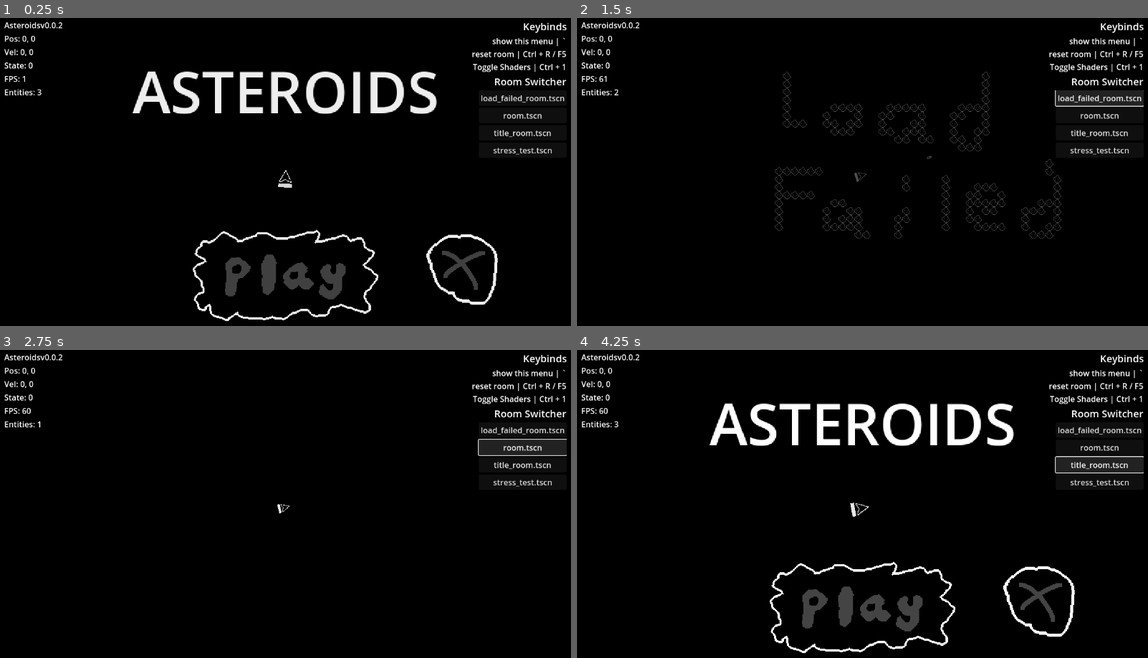
Above: before the commit, frames 1-4 (two rows, left to right).
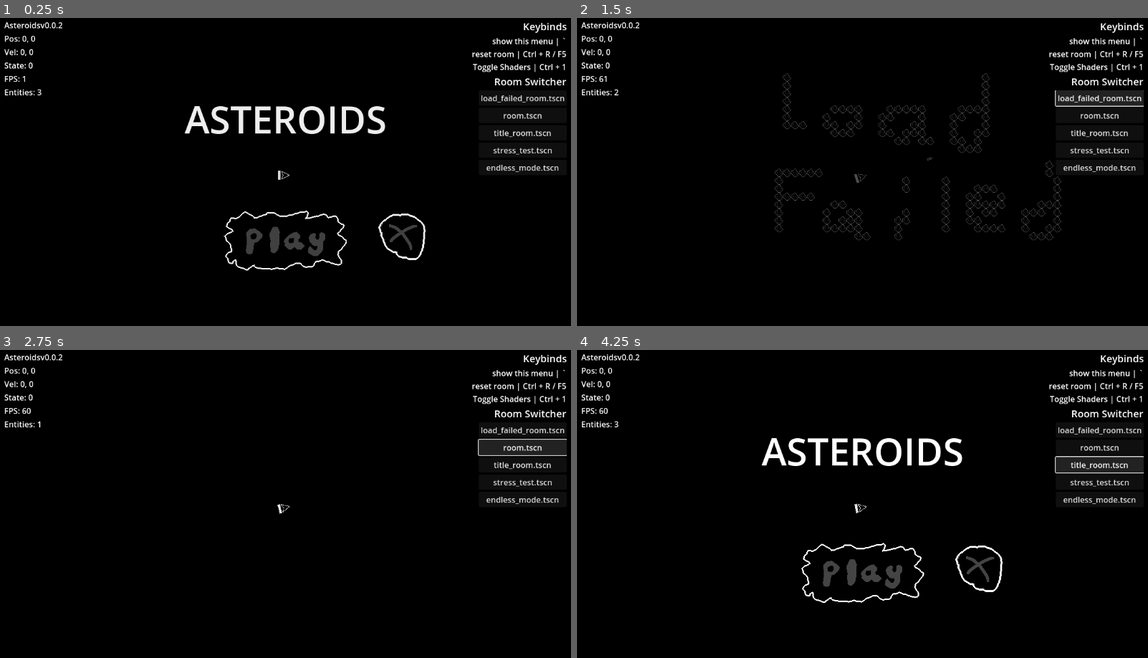
Above: after the commit, the same moments.

Repository: Logboy2000/Comp-Sci-20
Game: Godot game, scene res://scenes/rooms/title_room.tscn
Two runs of this game, one before a commit and one after it. Both use one fixed random seed, a clock stepped at 60 frames per second and the inputs below.
Inputs:
- Up to frame 1 (0.25 s): no input
- Up to frame 2 (1.5 s): click "load_failed_room.tscn" at 0.5 s; click "load_failed_room.tscn" at 1.25 s
- Up to frame 3 (2.75 s): click "room.tscn" at 2 s
- Up to frame 4 (4.25 s): click "load_failed_room.tscn" at 2.75 s; click "title_room.tscn" at 3.5 s

The runs differ from the first frame. In frame 1, 8.2% of the frame differs, in the area x 23-98%, y 17-99%; in frame 2, 2.2%; in frame 3, 0.2%; in frame 4, 8.3%.

Commit message:
gdgr

Diff:
--- a/Other/Games/asteroids-(finish-this)/project.godot
+++ b/Other/Games/asteroids-(finish-this)/project.godot
@@ -36,7 +36,7 @@
 
 [editor_plugins]
 
-enabled=PackedStringArray("res://addons/ProCam2D/plugin.cfg")
+enabled=PackedStringArray()
 
 [input]
 
@@ -164,7 +164,6 @@
 
 [physics]
 
-2d/run_on_separate_thread=true
 2d/default_gravity_vector=Vector2(0, 0)
 common/physics_interpolation=true
 
--- a/Other/Games/asteroids-(finish-this)/scenes/autoloads/game_manager.gd
+++ b/Other/Games/asteroids-(finish-this)/scenes/autoloads/game_manager.gd
@@ -1,11 +1,15 @@
 extends Node
+
+signal game_over_signal
+
 var debug_mode: bool = false
 var current_room: Room
 var current_zoom: float = 1
+var can_pause = true
 var camera
 
 var settings: Dictionary = {
-	"camera_shake": false
+	"camera_shake": true
 }
 
 func _ready() -> void:
@@ -32,6 +36,7 @@
 
 func game_over():
 	camera.zoom = 2
+	game_over_signal.emit()
 
 func quit_game():
 	await TransitionLayer.play_transition(false, 0.25)
--- a/Other/Games/asteroids-(finish-this)/scenes/objects/asteroid_button.gd
+++ b/Other/Games/asteroids-(finish-this)/scenes/objects/asteroid_button.gd
@@ -8,4 +8,4 @@
 	call_deferred("change_scene")
 
 func change_scene():
-	TransitionLayer.change_scene("res://scenes/rooms/room.tscn")
+	TransitionLayer.change_scene("res://scenes/rooms/endless_mode.tscn")
--- a/Other/Games/asteroids-(finish-this)/scenes/pause_menu.gd
+++ /dev/null
@@ -1,32 +0,0 @@
-extends CanvasLayer
-
-@onready var animation_player: AnimationPlayer = $AnimationPlayer
-@onready var label: Label = $Control/Panel/VBoxContainer/Label
-
-func _ready() -> void:
-	visible = false
-
-func _process(_delta: float) -> void:
-	if Input.is_action_just_pressed("pause"):
-		toggle_pause()
-
-
-
-func _on_quit_pressed() -> void:
-	GameManager.quit_game()
-
-
-func _on_return_to_title_pressed() -> void:
-	TransitionLayer.change_scene("res://scenes/rooms/title_room.tscn")
-
-
-func _on_resume_pressed() -> void:
-	toggle_pause()
-
-
-func toggle_pause():
-	get_tree().paused = !get_tree().paused
-	if get_tree().paused:
-		animation_player.play("enter")
-	else:
-		animation_player.play("exit")
--- a/Other/Games/asteroids-(finish-this)/scenes/pause_menu.tscn
+++ /dev/null
@@ -1,156 +0,0 @@
-[gd_scene load_steps=6 format=3 uid="uid://c0iivkwkhpe8y"]
-
-[ext_resource type="Script" path="res://scenes/pause_menu.gd" id="1_j3rul"]
-
-[sub_resource type="Animation" id="Animation_n4yyk"]
-length = 0.001
-tracks/0/type = "value"
-tracks/0/imported = false
-tracks/0/enabled = true
-tracks/0/path = NodePath("Control:position")
-tracks/0/interp = 1
-tracks/0/loop_wrap = true
-tracks/0/keys = {
-"times": PackedFloat32Array(0),
-"transitions": PackedFloat32Array(1),
-"update": 0,
-"values": [Vector2(0, 0)]
-}
-tracks/1/type = "value"
-tracks/1/imported = false
-tracks/1/enabled = true
-tracks/1/path = NodePath(".:visible")
-tracks/1/interp = 1
-tracks/1/loop_wrap = true
-tracks/1/keys = {
-"times": PackedFloat32Array(0),
-"transitions": PackedFloat32Array(1),
-"update": 1,
-"values": [true]
-}
-
-[sub_resource type="Animation" id="Animation_7agmu"]
-resource_name = "enter"
-length = 0.25
-tracks/0/type = "value"
-tracks/0/imported = false
-tracks/0/enabled = true
-tracks/0/path = NodePath("Control:position")
-tracks/0/interp = 1
-tracks/0/loop_wrap = true
-tracks/0/keys = {
-"times": PackedFloat32Array(0, 0.25),
-"transitions": PackedFloat32Array(0.5, 1),
-"update": 0,
-"values": [Vector2(0, -648), Vector2(0, 0)]
-}
-tracks/1/type = "value"
-tracks/1/imported = false
-tracks/1/enabled = true
-tracks/1/path = NodePath(".:visible")
-tracks/1/interp = 1
-tracks/1/loop_wrap = true
-tracks/1/keys = {
-"times": PackedFloat32Array(0),
-"transitions": PackedFloat32Array(1),
-"update": 1,
-"values": [true]
-}
-
-[sub_resource type="Animation" id="Animation_kv3r7"]
-resource_name = "exit"
-length = 0.25
-tracks/0/type = "value"
-tracks/0/imported = false
-tracks/0/enabled = true
-tracks/0/path = NodePath("Control:position")
-tracks/0/interp = 1
-tracks/0/loop_wrap = true
-tracks/0/keys = {
-"times": PackedFloat32Array(0, 0.25),
-"transitions": PackedFloat32Array(3.13834, 1),
-"update": 0,
-"values": [Vector2(0, 0), Vector2(0, -648)]
-}
-tracks/1/type = "value"
-tracks/1/imported = false
-tracks/1/enabled = true
-tracks/1/path = NodePath(".:visible")
-tracks/1/interp = 1
-tracks/1/loop_wrap = true
-tracks/1/keys = {
-"times": PackedFloat32Array(0.25),
-"transitions": PackedFloat32Array(1),
-"update": 1,
-"values": [false]
-}
-
-[sub_resource type="AnimationLibrary" id="AnimationLibrary_vf74j"]
-_data = {
-"RESET": SubResource("Animation_n4yyk"),
-"enter": SubResource("Animation_7agmu"),
-"exit": SubResource("Animation_kv3r7")
-}
-
-[node name="PauseMenu" type="CanvasLayer"]
-process_mode = 3
-script = ExtResource("1_j3rul")
-
-[node name="Control" type="Control" parent="."]
-layout_mode = 3
-anchors_preset = 15
-anchor_right = 1.0
-anchor_bottom = 1.0
-offset_top = -648.0
-offset_bottom = -648.0
-grow_horizontal = 2
-grow_vertical = 2
-
-[node name="Panel" type="Panel" parent="Control"]
-layout_mode = 1
-anchors_preset = 15
-anchor_right = 1.0
-anchor_bottom = 1.0
-grow_horizontal = 2
-grow_vertical = 2
-
-[node name="VBoxContainer" type="VBoxContainer" parent="Control/Panel"]
-layout_mode = 1
-anchors_preset = 8
-anchor_left = 0.5
-anchor_top = 0.5
-anchor_right = 0.5
-anchor_bottom = 0.5
-offset_left = -125.0
-offset_top = -101.0
-offset_right = 125.0
-offset_bottom = 101.0
-grow_horizontal = 2
-grow_vertical = 2
-
-[node name="Label" type="Label" parent="Control/Panel/VBoxContainer"]
-layout_mode = 2
-theme_override_font_sizes/font_size = 71
-text = "Paused"
-horizontal_alignment = 1
-
-[node name="Resume" type="Button" parent="Control/Panel/VBoxContainer"]
-layout_mode = 2
-text = "Resume"
-
-[node name="ReturnToTitle" type="Button" parent="Control/Panel/VBoxContainer"]
-layout_mode = 2
-text = "Return to Title"
-
-[node name="Quit" type="Button" parent="Control/Panel/VBoxContainer"]
-layout_mode = 2
-text = "Quit Game"
-
-[node name="AnimationPlayer" type="AnimationPlayer" parent="."]
-libraries = {
-"": SubResource("AnimationLibrary_vf74j")
-}
-
-[connection signal="pressed" from="Control/Panel/VBoxContainer/Resume" to="." method="_on_resume_pressed"]
-[connection signal="pressed" from="Control/Panel/VBoxContainer/ReturnToTitle" to="." method="_on_return_to_title_pressed"]
-[connection signal="pressed" from="Control/Panel/VBoxContainer/Quit" to="." method="_on_quit_pressed"]
--- /dev/null
+++ b/Other/Games/asteroids-(finish-this)/scenes/rooms/endless_mode.tscn
@@ -0,0 +1,5 @@
+[gd_scene load_steps=2 format=3 uid="uid://b642te4ed7el7"]
+
+[ext_resource type="PackedScene" uid="uid://bsrko37thm624" path="res://scenes/rooms/room.tscn" id="1_56is4"]
+
+[node name="EndlessMode" instance=ExtResource("1_56is4")]
--- a/Other/Games/asteroids-(finish-this)/scenes/rooms/room.gd
+++ b/Other/Games/asteroids-(finish-this)/scenes/rooms/room.gd
@@ -6,9 +6,11 @@
 const min_zoom = 0.5
 @onready var entities: Node2D = $Entities
 @onready var camera: Node2D = $ProCam2D
+@onready var game_over_screen: CanvasLayer = $GameOverScreen
 
 func _ready() -> void:
 	GameManager.current_room = self
+	GameManager.can_pause = true
 	camera.zoom = GameManager.current_zoom
 
 
--- a/Other/Games/asteroids-(finish-this)/scenes/rooms/room.tscn
+++ b/Other/Games/asteroids-(finish-this)/scenes/rooms/room.tscn
@@ -1,10 +1,11 @@
-[gd_scene load_steps=12 format=3 uid="uid://bsrko37thm624"]
+[gd_scene load_steps=13 format=3 uid="uid://bsrko37thm624"]
 
 [ext_resource type="Script" path="res://scenes/rooms/room.gd" id="1_baw6i"]
 [ext_resource type="PackedScene" uid="uid://0bv25eepcj8y" path="res://scenes/objects/player.tscn" id="1_x4ct1"]
 [ext_resource type="Script" path="res://addons/ProCam2D/scripts/procam2d.gd" id="3_afarg"]
 [ext_resource type="Script" path="res://addons/ProCam2D/scripts/pcam_target.gd" id="4_pybdd"]
-[ext_resource type="PackedScene" uid="uid://c0iivkwkhpe8y" path="res://scenes/pause_menu.tscn" id="6_5vsex"]
+[ext_resource type="PackedScene" uid="uid://c0iivkwkhpe8y" path="res://scenes/ui/pause_menu.tscn" id="6_5vsex"]
+[ext_resource type="PackedScene" uid="uid://qka3marnmtaa" path="res://scenes/ui/game_over_screen.tscn" id="6_8oovr"]
 [ext_resource type="Texture2D" uid="uid://4w77rudkmcv8" path="res://assets/Sprites/small-asteroid-particle.png" id="6_muluw"]
 [ext_resource type="Script" path="res://addons/ProCam2D/scripts/core/nds/a.gd" id="7_s34sh"]
 [ext_resource type="Script" path="res://addons/ProCam2D/scripts/core/addns/pcam_shake.gd" id="8_4xrid"]
@@ -47,35 +48,9 @@
 
 [node name="PauseMenu" parent="." instance=ExtResource("6_5vsex")]
 
+[node name="GameOverScreen" parent="." instance=ExtResource("6_8oovr")]
+
 [node name="ProCam2D" type="Node2D" parent="."]
 z_index = 4096
 script = ExtResource("3_afarg")
 addons = Array[ExtResource("7_s34sh")]([SubResource("Resource_1yijy")])
-process_frame = 1
-follow_mode = 0
-drag_type = 0
-smooth_drag = true
-smooth_drag_speed = Vector2(5, 5)
-max_distance = Vector2(100000, 100000)
-offset = Vector2(0, 0)
-smooth_offset = true
-smooth_offset_speed = 2.0
-allow_rotation = true
-smooth_rotation = true
-smooth_rotation_speed = 5.0
-zoom = 1.0
-smooth_zoom = true
-smooth_zoom_speed = 5.0
-auto_zoom = true
-min_zoom = 0.0
-max_zoom = 1.0
-zoom_margin = 5.0
-smooth_limit = true
-left_limit = -10000000
-right_limit = 10000000
-top_limit = -10000000
-bottom_limit = 10000000
-use_h_margins = false
-use_v_margins = false
-working_radius = 2000.0
-global_debug_draw = false
--- a/Other/Games/asteroids-(finish-this)/scenes/rooms/title_room.tscn
+++ b/Other/Games/asteroids-(finish-this)/scenes/rooms/title_room.tscn
@@ -27,11 +27,5 @@
 [node name="AsteroidPlayButton" parent="Entities" index="2" instance=ExtResource("2_4b3wv")]
 position = Vector2(0, 132)
 
-[node name="ProCam2D" parent="." index="3"]
-left_limit = -380
-right_limit = 380
-top_limit = -215
-bottom_limit = 215
-
 [node name="ExitButtonAsteroid" parent="." index="4" instance=ExtResource("4_f13h1")]
 position = Vector2(243, 119)
--- /dev/null
+++ b/Other/Games/asteroids-(finish-this)/scenes/ui/game_over_screen.gd
@@ -0,0 +1,21 @@
+extends CanvasLayer
+
+@onready var animation_player: AnimationPlayer = $AnimationPlayer
+@onready var control: Control = $Control
+
+func _ready() -> void:
+	visible = false
+	control.modulate = Color(255,255,255,0)
+	GameManager.game_over_signal.connect(_game_over)
+
+func _on_retry_pressed() -> void:
+	TransitionLayer.change_scene("res://scenes/rooms/endless_mode.tscn")
+
+
+func _on_title_pressed() -> void:
+	TransitionLayer.change_scene("res://scenes/rooms/title_room.tscn")
+
+func _game_over():
+	GameManager.can_pause = false
+	visible = true
+	animation_player.play("appear")
--- /dev/null
+++ b/Other/Games/asteroids-(finish-this)/scenes/ui/game_over_screen.tscn
@@ -0,0 +1,141 @@
+[gd_scene load_steps=8 format=3 uid="uid://qka3marnmtaa"]
+
+[ext_resource type="Script" path="res://scenes/ui/game_over_screen.gd" id="1_e7ofw"]
+
+[sub_resource type="StyleBoxFlat" id="StyleBoxFlat_18r8q"]
+bg_color = Color(1, 0, 0, 0.227451)
+
+[sub_resource type="Theme" id="Theme_yxx1v"]
+Label/colors/font_color = Color(1, 0, 0, 1)
+Panel/styles/panel = SubResource("StyleBoxFlat_18r8q")
+
+[sub_resource type="StyleBoxFlat" id="StyleBoxFlat_2vco5"]
+bg_color = Color(1, 0, 0, 0.192157)
+
+[sub_resource type="Animation" id="Animation_lfqtx"]
+resource_name = "appear"
+tracks/0/type = "value"
+tracks/0/imported = false
+tracks/0/enabled = true
+tracks/0/path = NodePath("Control:modulate")
+tracks/0/interp = 1
+tracks/0/loop_wrap = true
+tracks/0/keys = {
+"times": PackedFloat32Array(0, 1),
+"transitions": PackedFloat32Array(1, 1),
+"update": 0,
+"values": [Color(1, 1, 1, 0), Color(1, 1, 1, 1)]
+}
+tracks/1/type = "value"
+tracks/1/imported = false
+tracks/1/enabled = true
+tracks/1/path = NodePath("Control:position")
+tracks/1/interp = 1
+tracks/1/loop_wrap = true
+tracks/1/keys = {
+"times": PackedFloat32Array(0, 0.0333333),
+"transitions": PackedFloat32Array(1, 1),
+"update": 0,
+"values": [Vector2(0, -1152), Vector2(0, 0)]
+}
+
+[sub_resource type="Animation" id="Animation_5gr22"]
+length = 0.001
+tracks/0/type = "value"
+tracks/0/imported = false
+tracks/0/enabled = true
+tracks/0/path = NodePath("Control:modulate")
+tracks/0/interp = 1
+tracks/0/loop_wrap = true
+tracks/0/keys = {
+"times": PackedFloat32Array(0),
+"transitions": PackedFloat32Array(1),
+"update": 0,
+"values": [Color(1, 1, 1, 1)]
+}
+tracks/1/type = "value"
+tracks/1/imported = false
+tracks/1/enabled = true
+tracks/1/path = NodePath("Control:position")
+tracks/1/interp = 1
+tracks/1/loop_wrap = true
+tracks/1/keys = {
+"times": PackedFloat32Array(0),
+"transitions": PackedFloat32Array(1),
+"update": 0,
+"values": [Vector2(0, 0)]
+}
+
+[sub_resource type="AnimationLibrary" id="AnimationLibrary_rd8jc"]
+_data = {
+"RESET": SubResource("Animation_5gr22"),
+"appear": SubResource("Animation_lfqtx")
+}
+
+[node name="GameOverScreen" type="CanvasLayer"]
+script = ExtResource("1_e7ofw")
+
+[node name="Control" type="Control" parent="."]
+layout_mode = 3
+anchors_preset = 15
+anchor_right = 1.0
+anchor_bottom = 1.0
+grow_horizontal = 2
+grow_vertical = 2
+mouse_filter = 1
+theme = SubResource("Theme_yxx1v")
+
+[node name="Panel" type="Panel" parent="Control"]
+layout_mode = 1
+anchors_preset = 15
+anchor_right = 1.0
+anchor_bottom = 1.0
+grow_horizontal = 2
+grow_vertical = 2
+mouse_filter = 1
+theme_override_styles/panel = SubResource("StyleBoxFlat_2vco5")
+
+[node name="VBoxContainer" type="VBoxContainer" parent="Control/Panel"]
+layout_mode = 1
+anchors_preset = 8
+anchor_left = 0.5
+anchor_top = 0.5
+anchor_right = 0.5
+anchor_bottom = 0.5
+offset_left = -192.5
+offset_top = -66.0
+offset_right = 192.5
+offset_bottom = 66.0
+grow_horizontal = 2
+grow_vertical = 2
+
+[node name="Label" type="Label" parent="Control/Panel/VBoxContainer"]
+layout_mode = 2
+size_flags_vertical = 3
+mouse_filter = 1
+theme_override_font_sizes/font_size = 71
+text = "Game Over"
+horizontal_alignment = 1
+vertical_alignment = 1
+
+[node name="HBoxContainer" type="HBoxContainer" parent="Control/Panel/VBoxContainer"]
+layout_mode = 2
+alignment = 1
+
+[node name="Retry" type="Button" parent="Control/Panel/VBoxContainer/HBoxContainer"]
+layout_mode = 2
+mouse_filter = 1
+text = "Retry"
+
+[node name="Title" type="Button" parent="Control/Panel/VBoxContainer/HBoxContainer"]
+layout_mode = 2
+mouse_filter = 1
+text = "Back to title"
+
+[node name="AnimationPlayer" type="AnimationPlayer" parent="."]
+libraries = {
+"": SubResource("AnimationLibrary_rd8jc")
+}
+
+[connection signal="pressed" from="Control/Panel/VBoxContainer/HBoxContainer/Retry" to="." method="_on_retry_pressed"]
+[connection signal="pressed" from="Control/Panel/VBoxContainer/HBoxContainer/Title" to="." method="_on_title_pressed"]
--- /dev/null
+++ b/Other/Games/asteroids-(finish-this)/scenes/ui/pause_menu.gd
@@ -0,0 +1,33 @@
+extends CanvasLayer
+
+@onready var animation_player: AnimationPlayer = $AnimationPlayer
+@onready var label: Label = $Control/Panel/VBoxContainer/Label
+
+func _ready() -> void:
+	visible = false
+
+func _process(_delta: float) -> void:
+	if Input.is_action_just_pressed("pause"):
+		toggle_pause()
+
+
+
+func _on_quit_pressed() -> void:
+	GameManager.quit_game()
+
+
+func _on_return_to_title_pressed() -> void:
+	TransitionLayer.change_scene("res://scenes/rooms/title_room.tscn")
+
+
+func _on_resume_pressed() -> void:
+	toggle_pause()
+
+
+func toggle_pause():
+	if GameManager.can_pause:
+		get_tree().paused = !get_tree().paused
+		if get_tree().paused:
+			animation_player.play("enter")
+		else:
+			animation_player.play("exit")
--- /dev/null
+++ b/Other/Games/asteroids-(finish-this)/scenes/ui/pause_menu.tscn
@@ -0,0 +1,160 @@
+[gd_scene load_steps=6 format=3 uid="uid://c0iivkwkhpe8y"]
+
+[ext_resource type="Script" path="res://scenes/ui/pause_menu.gd" id="1_j3rul"]
+
+[sub_resource type="Animation" id="Animation_n4yyk"]
+length = 0.001
+tracks/0/type = "value"
+tracks/0/imported = false
+tracks/0/enabled = true
+tracks/0/path = NodePath("Control:position")
+tracks/0/interp = 1
+tracks/0/loop_wrap = true
+tracks/0/keys = {
+"times": PackedFloat32Array(0),
+"transitions": PackedFloat32Array(1),
+"update": 0,
+"values": [Vector2(0, 0)]
+}
+tracks/1/type = "value"
+tracks/1/imported = false
+tracks/1/enabled = true
+tracks/1/path = NodePath(".:visible")
+tracks/1/interp = 1
+tracks/1/loop_wrap = true
+tracks/1/keys = {
+"times": PackedFloat32Array(0),
+"transitions": PackedFloat32Array(1),
+"update": 1,
+"values": [true]
+}
+
+[sub_resource type="Animation" id="Animation_7agmu"]
+resource_name = "enter"
+length = 0.25
+tracks/0/type = "value"
+tracks/0/imported = false
+tracks/0/enabled = true
+tracks/0/path = NodePath("Control:position")
+tracks/0/interp = 1
+tracks/0/loop_wrap = true
+tracks/0/keys = {
+"times": PackedFloat32Array(0, 0.25),
+"transitions": PackedFloat32Array(0.5, 1),
+"update": 0,
+"values": [Vector2(0, -648), Vector2(0, 0)]
+}
+tracks/1/type = "value"
+tracks/1/imported = false
+tracks/1/enabled = true
+tracks/1/path = NodePath(".:visible")
+tracks/1/interp = 1
+tracks/1/loop_wrap = true
+tracks/1/keys = {
+"times": PackedFloat32Array(0),
+"transitions": PackedFloat32Array(1),
+"update": 1,
+"values": [true]
+}
+
+[sub_resource type="Animation" id="Animation_kv3r7"]
+resource_name = "exit"
+length = 0.25
+tracks/0/type = "value"
+tracks/0/imported = false
+tracks/0/enabled = true
+tracks/0/path = NodePath("Control:position")
+tracks/0/interp = 1
+tracks/0/loop_wrap = true
+tracks/0/keys = {
+"times": PackedFloat32Array(0, 0.25),
+"transitions": PackedFloat32Array(3.13834, 1),
+"update": 0,
+"values": [Vector2(0, 0), Vector2(0, -648)]
+}
+tracks/1/type = "value"
+tracks/1/imported = false
+tracks/1/enabled = true
+tracks/1/path = NodePath(".:visible")
+tracks/1/interp = 1
+tracks/1/loop_wrap = true
+tracks/1/keys = {
+"times": PackedFloat32Array(0.25),
+"transitions": PackedFloat32Array(1),
+"update": 1,
+"values": [false]
+}
+
+[sub_resource type="AnimationLibrary" id="AnimationLibrary_vf74j"]
+_data = {
+"RESET": SubResource("Animation_n4yyk"),
+"enter": SubResource("Animation_7agmu"),
+"exit": SubResource("Animation_kv3r7")
+}
+
+[node name="PauseMenu" type="CanvasLayer"]
+process_mode = 3
+script = ExtResource("1_j3rul")
+
+[node name="Control" type="Control" parent="."]
+layout_mode = 3
+anchors_preset = 15
+anchor_right = 1.0
+anchor_bottom = 1.0
+grow_horizontal = 2
+grow_vertical = 2
+mouse_filter = 1
+
+[node name="Panel" type="Panel" parent="Control"]
+layout_mode = 1
+anchors_preset = 15
+anchor_right = 1.0
+anchor_bottom = 1.0
+grow_horizontal = 2
+grow_vertical = 2
+mouse_filter = 1
+
+[node name="VBoxContainer" type="VBoxContainer" parent="Control/Panel"]
+layout_mode = 1
+anchors_preset = 8
+anchor_left = 0.5
+anchor_top = 0.5
+anchor_right = 0.5
+anchor_bottom = 0.5
+offset_left = -125.0
+offset_top = -101.0
+offset_right = 125.0
+offset_bottom = 101.0
+grow_horizontal = 2
+grow_vertical = 2
+
+[node name="Label" type="Label" parent="Control/Panel/VBoxContainer"]
+layout_mode = 2
+mouse_filter = 1
+theme_override_font_sizes/font_size = 71
+text = "Paused"
+horizontal_alignment = 1
+
+[node name="Resume" type="Button" parent="Control/Panel/VBoxContainer"]
+layout_mode = 2
+mouse_filter = 1
+text = "Resume"
+
+[node name="ReturnToTitle" type="Button" parent="Control/Panel/VBoxContainer"]
+layout_mode = 2
+mouse_filter = 1
+text = "Return to Title"
+
+[node name="Quit" type="Button" parent="Control/Panel/VBoxContainer"]
+layout_mode = 2
+mouse_filter = 1
+text = "Quit Game"
+
+[node name="AnimationPlayer" type="AnimationPlayer" parent="."]
+libraries = {
+"": SubResource("AnimationLibrary_vf74j")
+}
+
+[connection signal="pressed" from="Control/Panel/VBoxContainer/Resume" to="." method="_on_resume_pressed"]
+[connection signal="pressed" from="Control/Panel/VBoxContainer/ReturnToTitle" to="." method="_on_return_to_title_pressed"]
+[connection signal="pressed" from="Control/Panel/VBoxContainer/Quit" to="." method="_on_quit_pressed"]
Not shown, removed: Robotics Programming 2/car blackup/robot_car.ino
